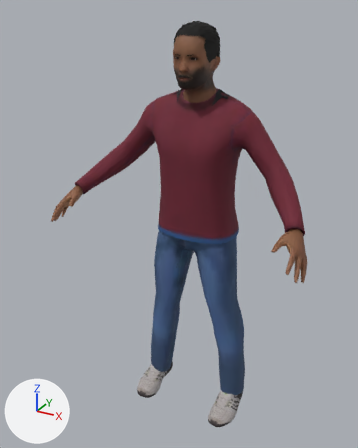
Two versions of the glTF model godot-chennai/assets/people/college_student_m.glb, one commit apart.
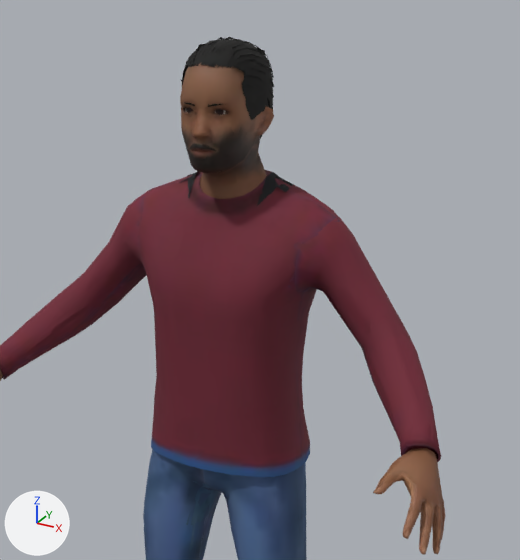
Old and new are each drawn whole from a 50 mm camera at (0.867, -1.765, 1.733) aimed at (-0.055, -0.088, 0.894) and again close up on the part from 23% to 96% of the width and 0% to 64% of the height. The axes (+X, +Y, +Z) are drawn at lower left. The lights are the same throughout. The last two pictures show the newer version. Vertices at exactly the same position are counted once.

Before the edit, the objects in view are built like this:
```python
me_body = bpy.data.meshes.new('Body')
me_body.from_pydata(...)  # 5460 vertices, 9666 faces; spans x -0.54..0.54, y -0.37..0.15, z -0.02..1.68
# faces by material slot: [2132, 7534]
me_body.materials.append(mat_skin)  # picture img_college_student_m_skin
me_body.materials.append(mat_outfit)
me_body_lod1 = bpy.data.meshes.new('Body_LOD1')
me_body_lod1.from_pydata(...)  # 2120 vertices, 3389 faces; spans x -0.54..0.54, y -0.37..0.15, z -0.02..1.69
# faces by material slot: [701, 2688]
me_body_lod1.materials.append(mat_skin)  # picture img_college_student_m_skin
me_body_lod1.materials.append(mat_outfit)
ob_body = bpy.data.objects.new('Body', me_body)
ob_body.location = (0.0, 0.0, 0.0)
ob_body_lod1 = bpy.data.objects.new('Body_LOD1', me_body_lod1)
ob_body_lod1.location = (0.0, 0.0, 0.0)
```
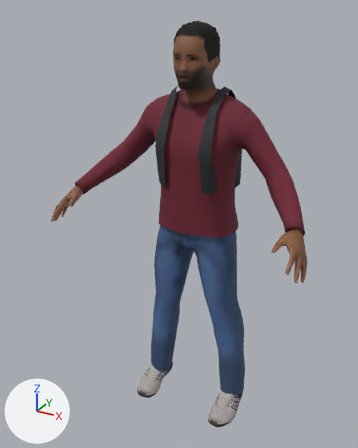
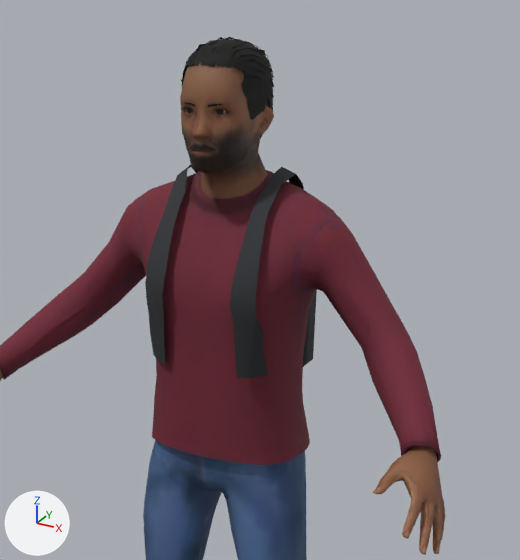
Location of each change, (x1, y1, x2, y2) in pixels of the close-ups (520 x 560 px; the box of a moved part takes in the faces that stretch with it):
part 1 of me_body, moved or reshaped (not visible before)
    after: (303, 290, 317, 367)
part 2 of me_body, added
    after: (232, 167, 304, 378)
part 3 of me_body, added
    after: (147, 166, 198, 363)
part 4 of me_body, moved or reshaped (mostly hidden afterwards)
    before: (15, 65, 425, 560)
    after: (6, 65, 433, 460)
part 5 of me_body_lod1, added
    after: (145, 165, 191, 364)
part 6 of me_body_lod1, added
    after: (230, 167, 304, 378)
part 7 of me_body_lod1, moved or reshaped
    before: (0, 41, 443, 560)
    after: (0, 41, 443, 555)

Diff of the bpy script that builds the scene:
```diff
--- a/godot-chennai/assets/people/college_student_m.glb.py
+++ b/godot-chennai/assets/people/college_student_m.glb.py
@@ me_body @@
 # used by ob_body; location = (0.0, 0.0, 0.0)
-me_body.from_pydata(...)  # 5460 vertices, 9666 faces; spans x -0.54..0.54, y -0.37..0.15, z -0.02..1.68
+me_body.from_pydata(...)  # 5507 vertices, 9696 faces; spans x -0.54..0.54, y -0.37..0.19, z -0.02..1.68
+# me_body part 1: the loose piece of 32 vertices spanning x -0.09..0.09, y 0.05..0.15, z 1.0..1.34 is scaled about its middle by (1.24, 1, 1), then moved by (0.0, 0.04, 0.0)
+# me_body part 2: a new loose piece of 62 vertices spanning x 0.07..0.13, y -0.17..0.11, z 1.08..1.46, in mat_outfit
+# me_body part 3: a new loose piece of 62 vertices spanning x -0.13..-0.07, y -0.17..0.11, z 1.08..1.46, in mat_outfit
+# me_body part 4: 16 vertices moved within x -0.17..0.17, y -0.15..0.04, z 0.06..1.64; 147 vertices removed from x -0.48..0.46, y -0.21..0.11, z -0.01..1.66; 70 vertices added at x -0.41..0.46, y -0.21..0.11, z -0.01..1.55
 me_body.materials.append(mat_skin)
@@ me_body_lod1 @@
 # used by ob_body_lod1; location = (0.0, 0.0, 0.0)
-me_body_lod1.from_pydata(...)  # 2120 vertices, 3389 faces; spans x -0.54..0.54, y -0.37..0.15, z -0.02..1.69
+me_body_lod1.from_pydata(...)  # 2119 vertices, 3387 faces; spans x -0.54..0.54, y -0.37..0.19, z -0.02..1.69
+# me_body_lod1 part 5: a new loose piece of 32 vertices spanning x -0.13..-0.07, y -0.18..0.11, z 1.08..1.46, in mat_outfit
+# me_body_lod1 part 6: a new loose piece of 30 vertices spanning x 0.07..0.13, y -0.17..0.11, z 1.08..1.46, in mat_outfit
+# me_body_lod1 part 7: 36 vertices moved from x -0.49..0.49, y -0.21..0.11, z 0.2..1.65 to x -0.49..0.49, y -0.21..0.1, z 0.2..1.65; 235 vertices removed from x -0.54..0.54, y -0.36..0.11, z -0.01..1.67; 189 vertices added at x -0.53..0.53, y -0.35..0.11, z 0.0..1.67
+# other edits to the shape of me_body_lod1 do not show in these pictures
 me_body_lod1.materials.append(mat_skin)
```
